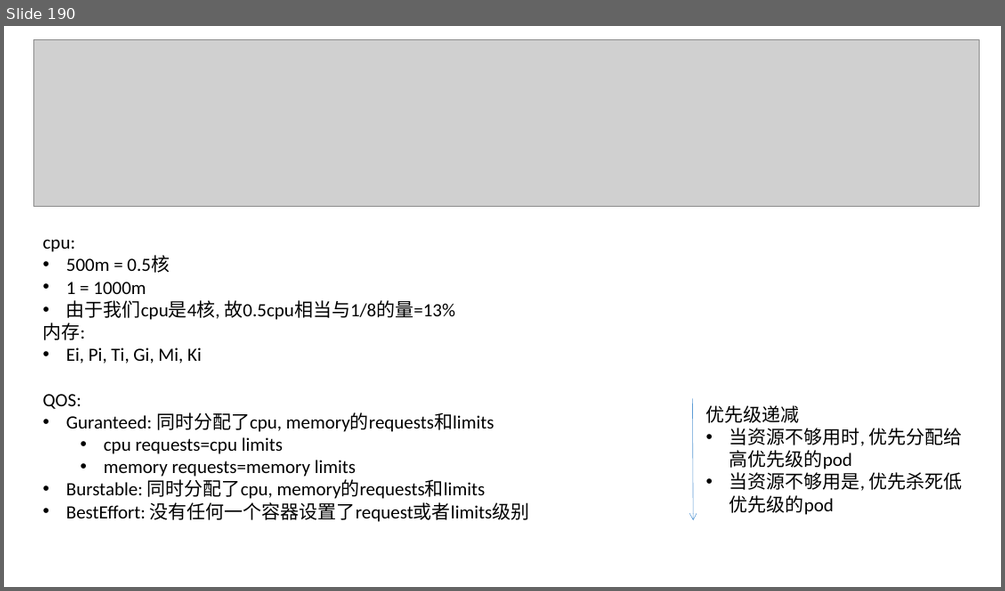
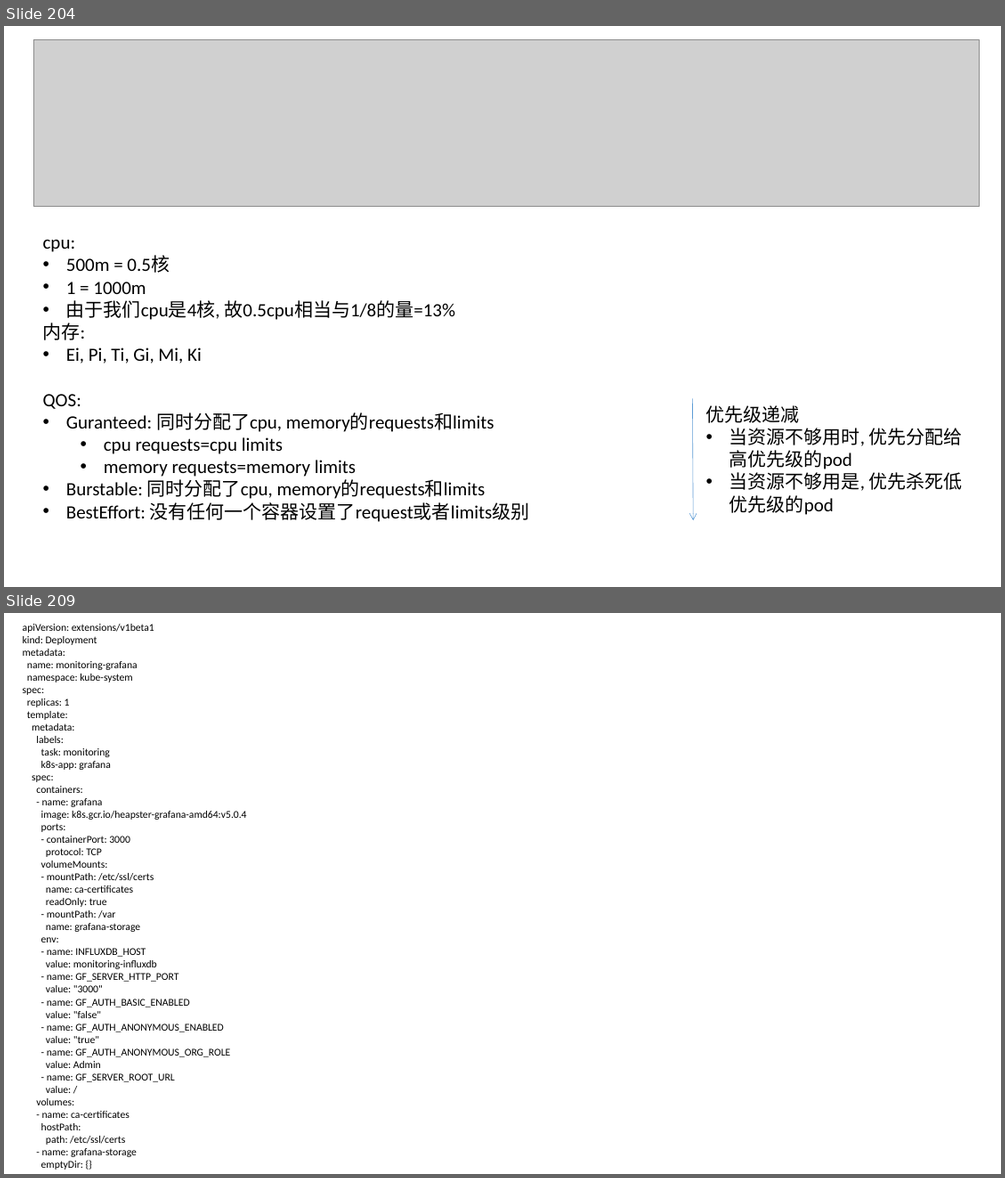
Before and after one commit to johnnylei/reource, a slide deck: k8s/kubernetes.pptx. Shown one above the other, each under a label of ours: slide 190 before the commit, slides 204 and 209 after it; the slides between them are not shown. The pictures are 1005x591 and 1005x1178 pixels, drawn with LibreOffice and Linux fonts; fonts in the diff are those of the drawing; grey boxes stand for pictures. Boxes give left, top, right and bottom in pixels: in the first picture for what was removed or moved away, otherwise in the second. Text is boxed around its words. In the diff, an @@ line names an element or a change of style, - is before the commit and + after.

```diff
--- a/k8s/kubernetes.pptx
+++ b/k8s/kubernetes.pptx
@@ slide 209 added at [4, 613, 1001, 1174], background #FFFFFF @@
@@ text added at [23, 624, 247, 1169], 10 pt, text #000000 @@
+apiVersion: extensions/v1beta1
+kind: Deployment
+metadata:
+name: monitoring-grafana
+namespace: kube-system
+spec:
+replicas: 1
+template:
+metadata:
+labels:
+task: monitoring
+k8s-app: grafana
+spec:
+containers:
+- name: grafana
+image: k8s.gcr.io/heapster-grafana-amd64:v5.0.4
+ports:
+- containerPort: 3000
+protocol: TCP
+volumeMounts:
+- mountPath: /etc/ssl/certs
+name: ca-certificates
+readOnly: true
+- mountPath: /var
+name: grafana-storage
+env:
+- name: INFLUXDB_HOST
+value: monitoring-influxdb
+- name: GF_SERVER_HTTP_PORT
+value: "3000"
+- name: GF_AUTH_BASIC_ENABLED
+value: "false"
+- name: GF_AUTH_ANONYMOUS_ENABLED
+value: "true"
+- name: GF_AUTH_ANONYMOUS_ORG_ROLE
+value: Admin
+- name: GF_SERVER_ROOT_URL
+value: /
+volumes:
+- name: ca-certificates
+hostPath:
+path: /etc/ssl/certs
+- name: grafana-storage
+emptyDir: {}
@@ what was slide 190 is now slide 204 @@
```
Also in this commit, not shown: 9 slides changed, 47 other slides added.
